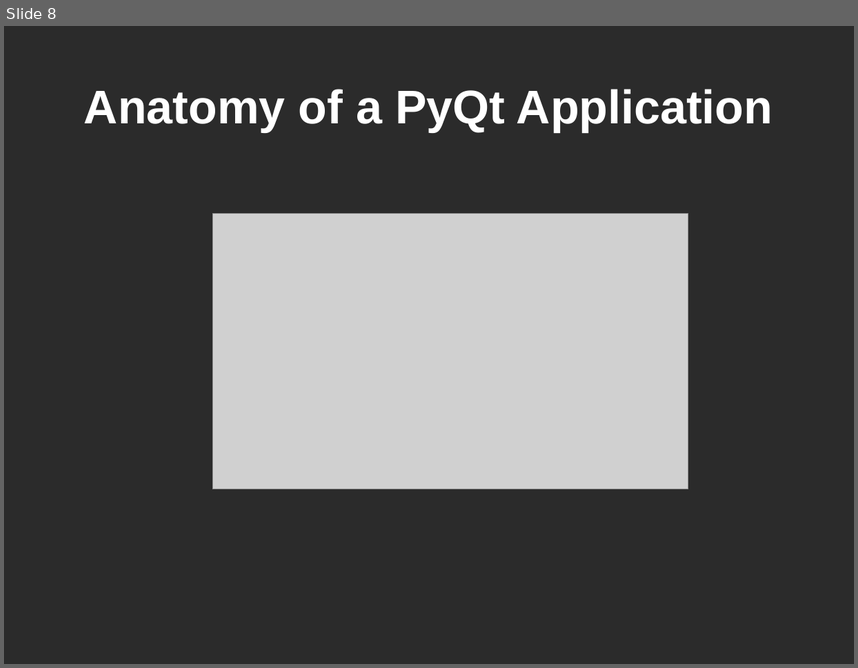
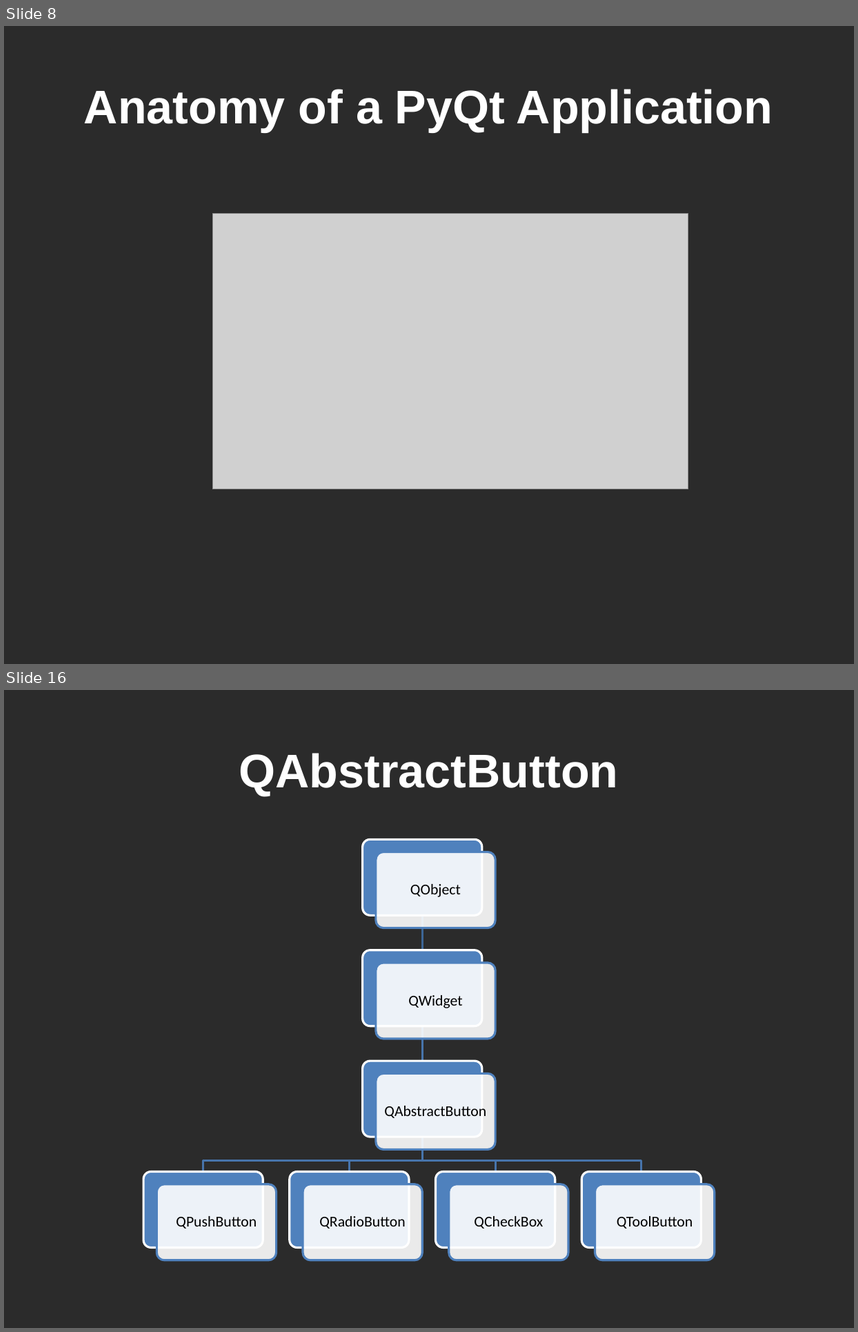
Before and after one commit to spmadden/sse-talks, a slide deck: PyQt/PyQt.odp. Shown one above the other, each under a label of ours: slide 8 before the commit, slides 8 and 16 after it; the slides between them are not shown. The pictures are 858x668 and 858x1332 pixels, drawn with LibreOffice and Linux fonts; fonts in the diff are those of the drawing; grey boxes stand for pictures; background and template pictures are left out; a plain dark background stands for a picture behind light text. Boxes give left, top, right and bottom in pixels: in the first picture for what was removed or moved away, otherwise in the second. Text is boxed around its words. In the diff, an @@ line names an element or a change of style, - is before the commit and + after.

```diff
--- a/PyQt/PyQt.odp
+++ b/PyQt/PyQt.odp
@@ slide 16 added at (4, 690, 854, 1328), background picture (left out) @@
@@ title added at (239, 753, 619, 796), 44 pt, text #FFFFFF, bold @@
+QAbstractButton
@@ group added at (143, 840, 715, 1259): 20 freeform shapes @@
+QObject
+QWidget
+QAbstractButton
+QPushButton
+QRadioButton
+QCheckBox
+QToolButton
```
Also in this commit, not shown: 1 slide changed, 8 other slides added, 2 slides removed, 5 other files.
